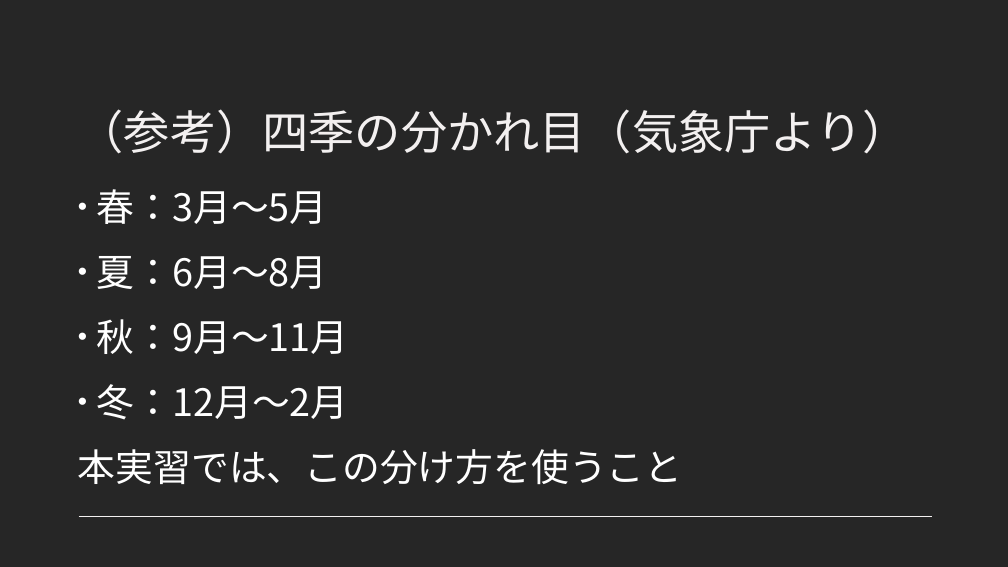
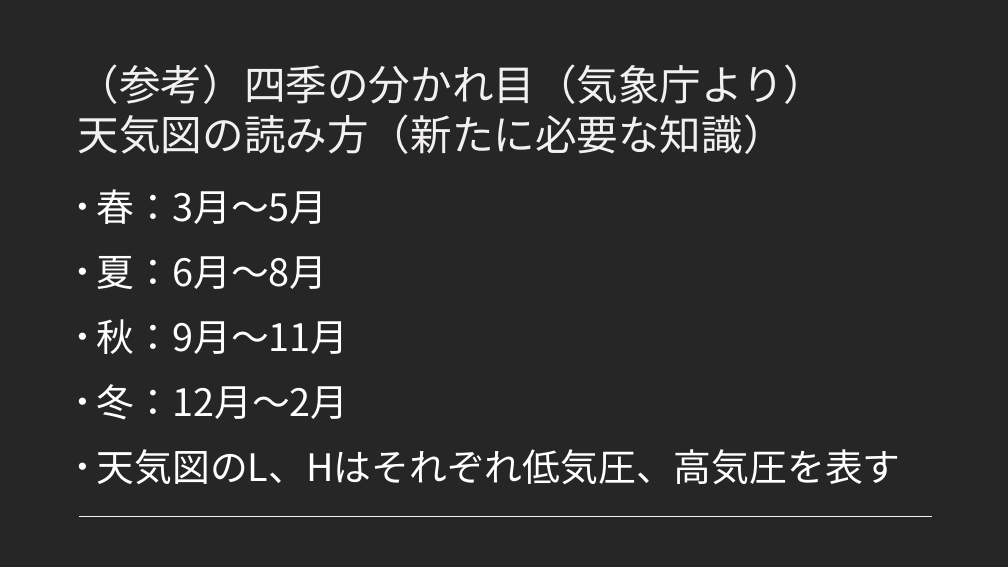
Before and after one commit to nemiko007/EduPractice, a slide deck: slide 10 of EduPractice.pptx (slide 9 before the commit). Drawn at 1008x567 pixels with LibreOffice and Linux fonts; fonts in the diff are those of the drawing. Boxes give left, top, right and bottom in pixels: in the first picture for what was removed or moved away, otherwise in the second. Text is boxed around its words. In the diff, an @@ line names an element or a change of style, - is before the commit and + after.

```diff
--- a/EduPractice.pptx
+++ b/EduPractice.pptx
@@ title at bbox=[78, 64, 826, 154]: text changed; size 44 to 39.6 pt @@
-（参考）四季の分かれ目（気象庁より）
+（参考）四季の分かれ目（気象庁より）
+天気図の読み方（新たに必要な知識）
@@ text at bbox=[97, 449, 901, 484]: text changed @@
-本実習では、この分け方を使うこと
+• 天気図のL、Hはそれぞれ低気圧、高気圧を表す
```
Also in this commit, not shown: 2 other slides changed, 1 slide added, 1 other file.
